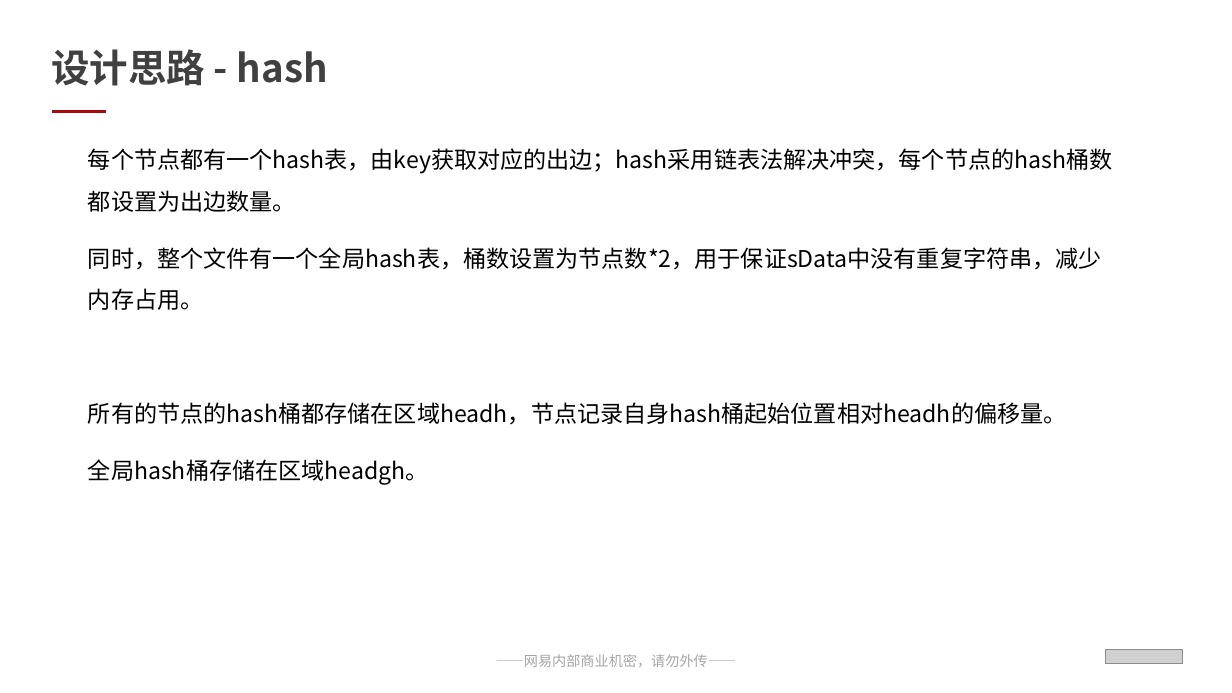
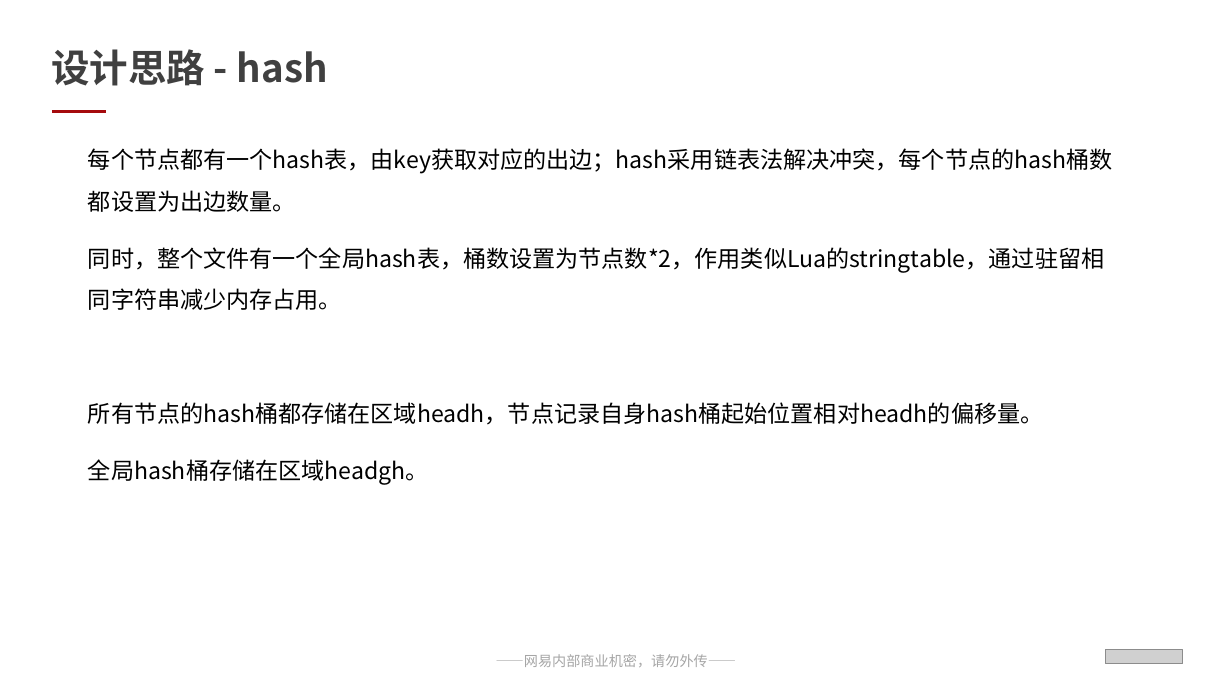
Before and after one commit to qwerbmb/lua_sh, a slide deck: slide 7 of test_speed/汇报ppt_刘淩峰.pptx. Drawn at 1232x693 pixels with LibreOffice and Linux fonts; fonts in the diff are those of the drawing; grey boxes stand for pictures. Boxes give left, top, right and bottom in pixels: in the first picture for what was removed or moved away, otherwise in the second. Text is boxed around its words. In the diff, an @@ line names an element or a change of style, - is before the commit and + after.

Commit message:
ppt

```diff
--- a/test_speed/汇报ppt_刘淩峰.pptx
+++ b/test_speed/汇报ppt_刘淩峰.pptx
@@ text at (88,247,1104,425): text changed @@
-同时，整个文件有一个全局hash表，桶数设置为节点数*2，用于保证sData中没有重复字符串，减少内存占用。
-所有的节点的hash桶都存储在区域headh，节点记录自身hash桶起始位置相对headh的偏移量。
+同时，整个文件有一个全局hash表，桶数设置为节点数*2，作用类似Lua的stringtable，通过驻留相同字符串减少内存占用。
+所有节点的hash桶都存储在区域headh，节点记录自身hash桶起始位置相对headh的偏移量。
```
Also in this commit, not shown: 7 other slides changed, 3 slides added.
